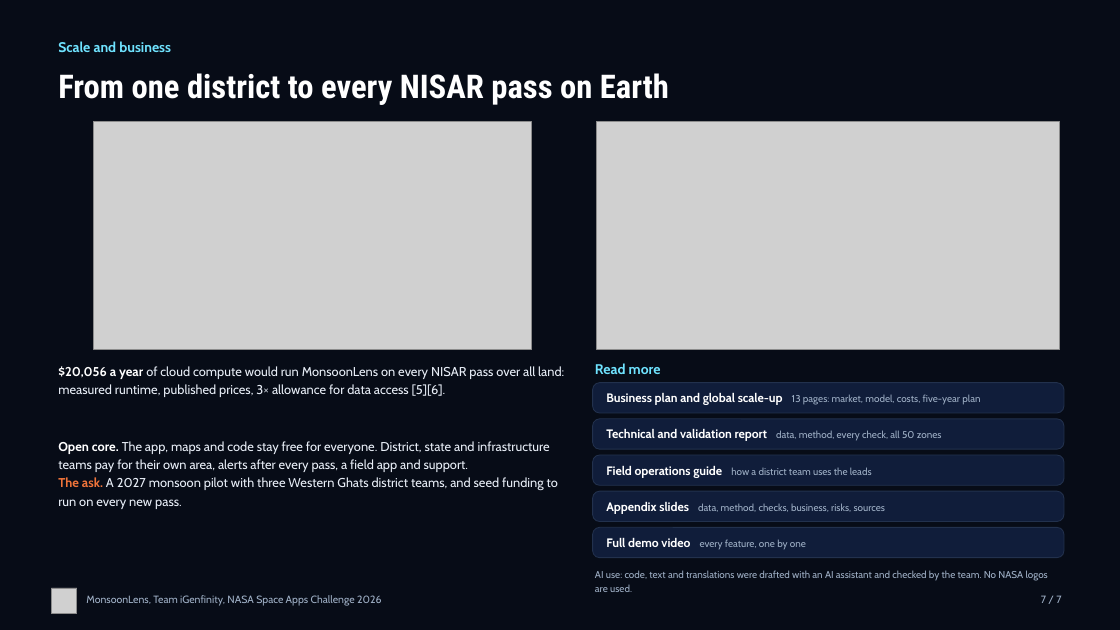
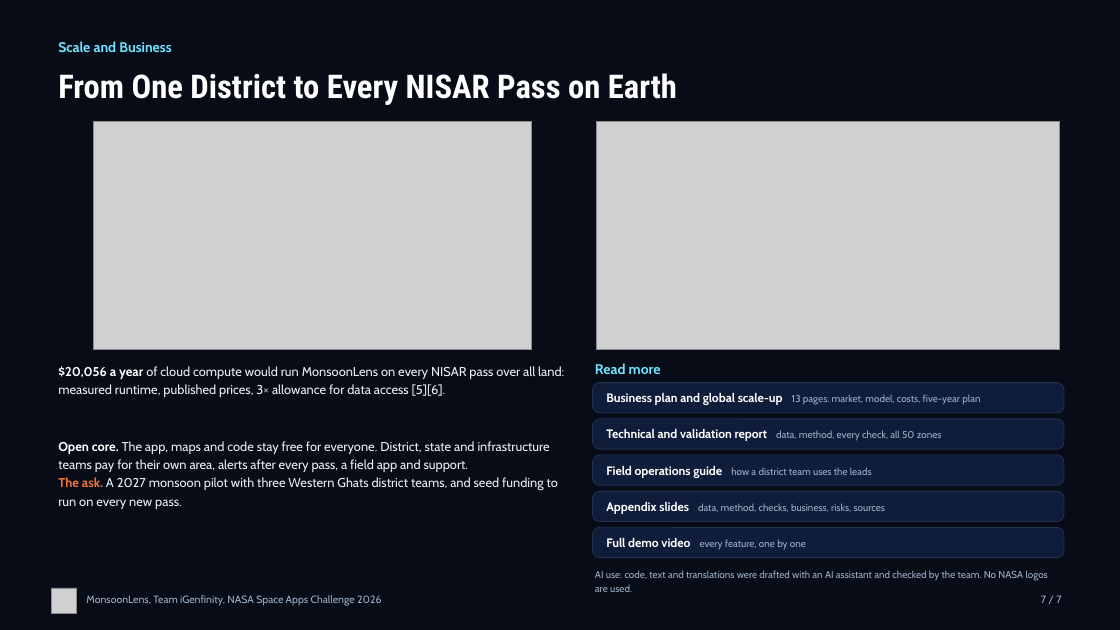
Before and after one commit to AyushSinghNegi/dancing-with-the-sars, a slide deck: slide 7 of deliverables/deck/MonsoonLens_Deck.pptx. Drawn at 1120x630 pixels with LibreOffice and Linux fonts; fonts in the diff are those of the drawing; grey boxes stand for pictures. Boxes give left, top, right and bottom in pixels: in the first picture for what was removed or moved away, otherwise in the second. Text is boxed around its words. In the diff, an @@ line names an element or a change of style, - is before the commit and + after.

```diff
--- a/deliverables/deck/MonsoonLens_Deck.pptx
+++ b/deliverables/deck/MonsoonLens_Deck.pptx
@@ text at bbox=[58, 41, 171, 52]: text changed @@
-Scale and business
+Scale and Business
@@ text at bbox=[58, 73, 677, 105]: text changed @@
-From one district to every NISAR pass on Earth
+From One District to Every NISAR Pass on Earth
```
Also in this commit, not shown: 6 other slides changed, 8 other files.
